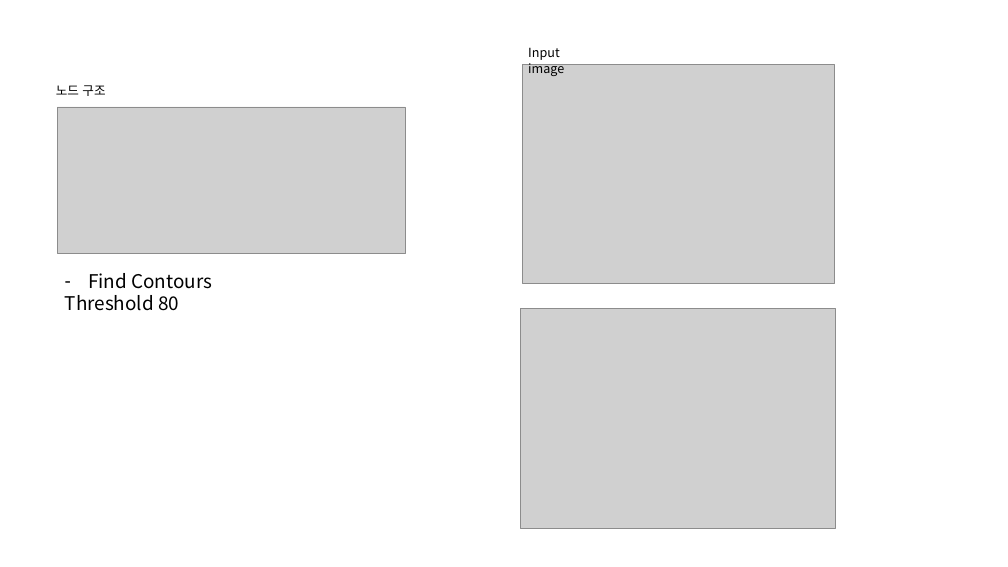
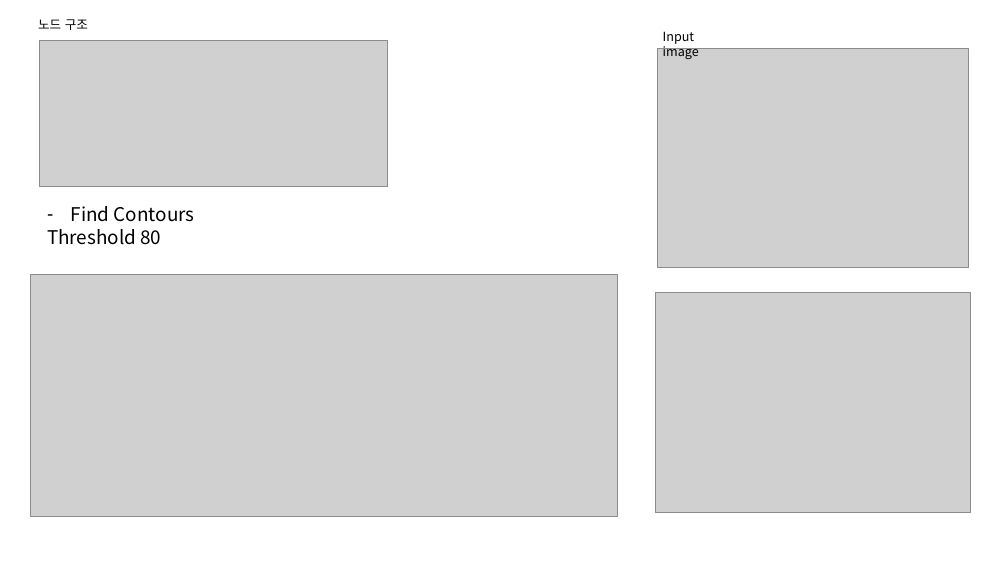
Before and after one commit to gyuri1220/opencv_study, a slide deck: slide 10 of Find_func/LucusEdge_자료(0518).pptx. Drawn at 1008x567 pixels with LibreOffice and Linux fonts; fonts in the diff are those of the drawing; grey boxes stand for pictures. Boxes give left, top, right and bottom in pixels: in the first picture for what was removed or moved away, otherwise in the second. Text is boxed around its words. In the diff, an @@ line names an element or a change of style, - is before the commit and + after.

```diff
--- a/Find_func/LucusEdge_자료(0518).pptx
+++ b/Find_func/LucusEdge_자료(0518).pptx
@@ text "노드 구조": place and size @@
-text "노드 구조" at <box>56,85,105,96</box>
+text "노드 구조" at <box>38,19,88,30</box>
@@ 2 pictures, 1 text: place and size @@
-2 pictures, 1 text at <box>521,47,836,529</box>
+2 pictures, 1 text at <box>656,31,971,513</box>
@@ picture: place and size @@
-picture at <box>57,107,405,253</box>
+picture at <box>39,41,387,187</box>
@@ text "Find Contours": place and size @@
-text "Find Contours" at <box>65,273,212,311</box>
+text "Find Contours" at <box>47,206,195,245</box>
@@ picture added at <box>31,274,617,516</box> @@
```
Also in this commit, not shown: 1 other slide changed, 1 slide added, 1 slide removed, 11 other files.
